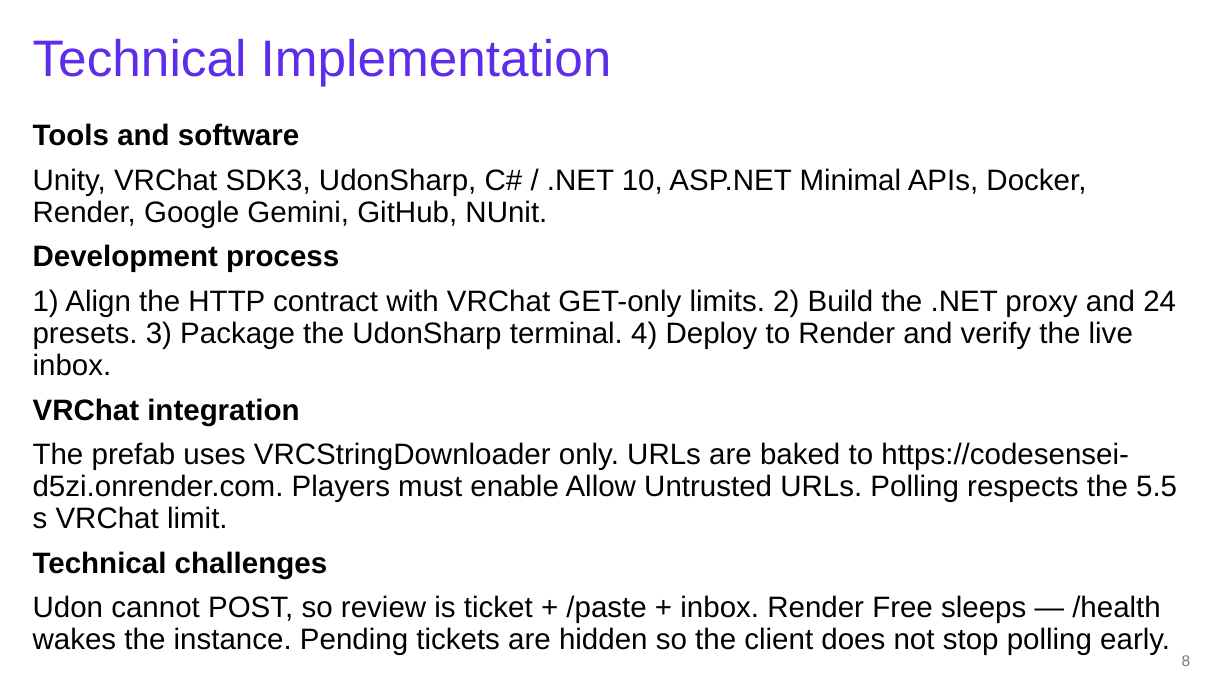
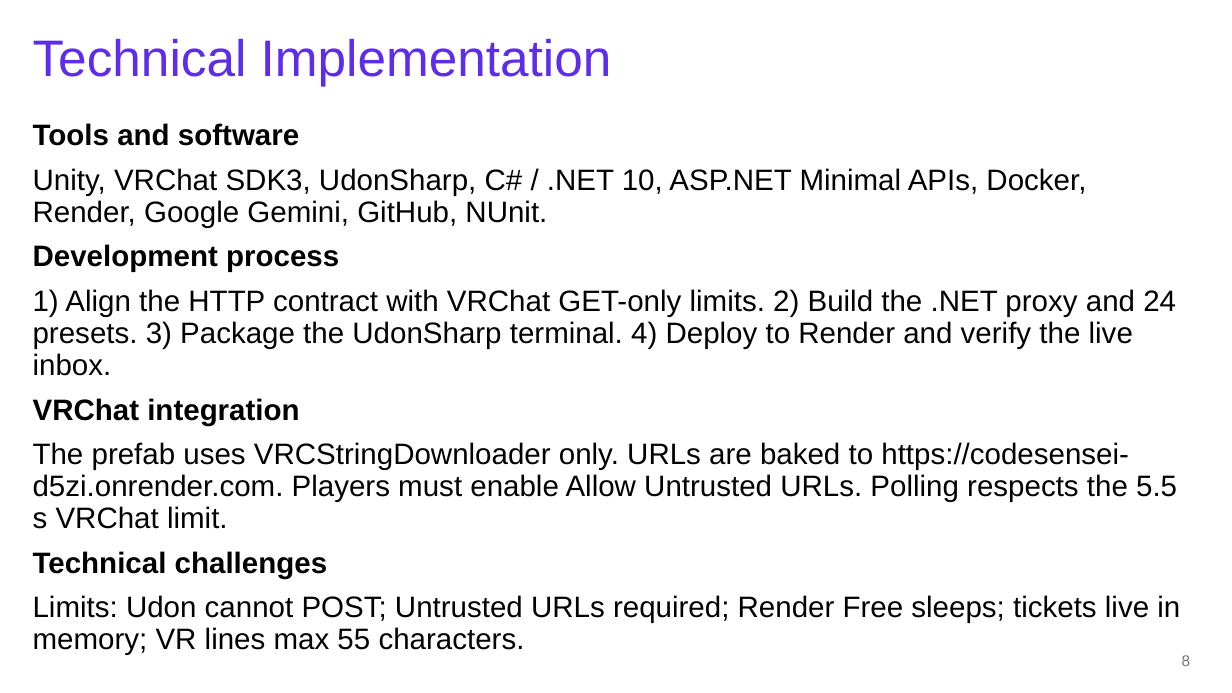
Before and after one commit to mamenkomarkus-creator/CodeSensei, a slide deck: slide 8 of presentation-materials/CodeSensei-NEXT-presentation.pptx. Drawn at 1232x693 pixels with LibreOffice and Linux fonts; fonts in the diff are those of the drawing; background and template pictures are left out. Boxes give left, top, right and bottom in pixels: in the first picture for what was removed or moved away, otherwise in the second. Text is boxed around its words. In the diff, an @@ line names an element or a change of style, - is before the commit and + after.

```diff
--- a/presentation-materials/CodeSensei-NEXT-presentation.pptx
+++ b/presentation-materials/CodeSensei-NEXT-presentation.pptx
@@ text at (33, 595, 1180, 655): text changed @@
-Udon cannot POST, so review is ticket + /paste + inbox. Render Free sleeps — /health wakes the instance. Pending tickets are hidden so the client does not stop polling early.
+Limits: Udon cannot POST; Untrusted URLs required; Render Free sleeps; tickets live in memory; VR lines max 55 characters.
```
Also in this commit, not shown: 5 other slides changed, 13 other files.
